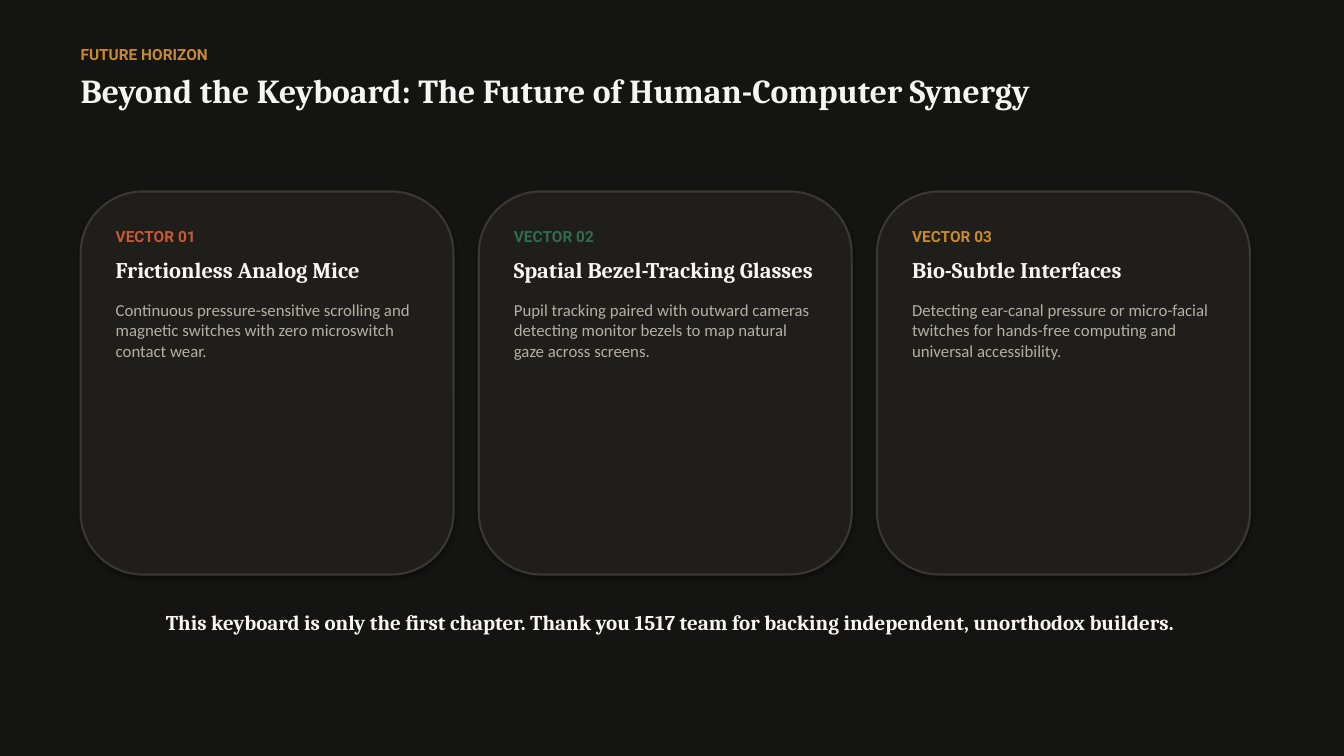
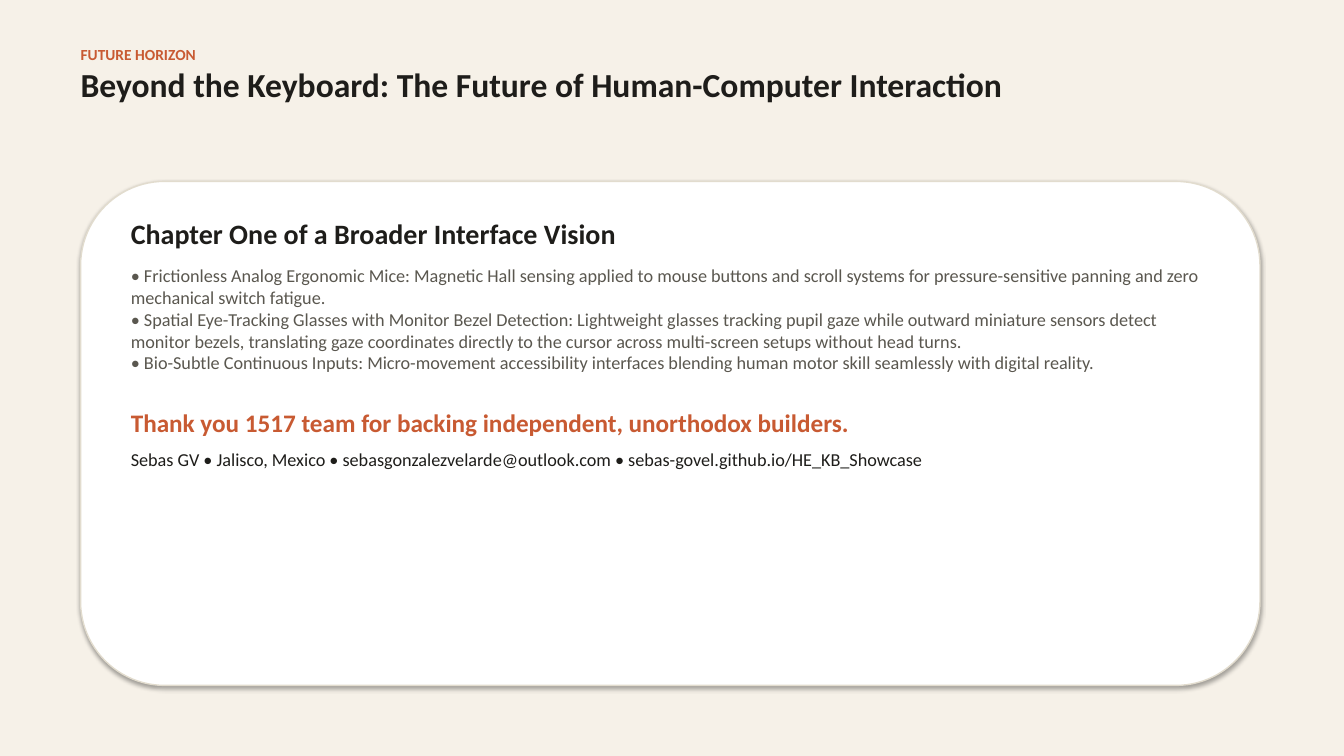
Before and after one commit to Sebas-Govel/HE_KB_Showcase, a slide deck: slide 8 of FloatForce_1517_Medici_Pitch.pptx. Drawn at 1344x756 pixels with LibreOffice and Linux fonts; fonts in the diff are those of the drawing. Boxes give left, top, right and bottom in pixels: in the first picture for what was removed or moved away, otherwise in the second. Text is boxed around its words. In the diff, an @@ line names an element or a change of style, - is before the commit and + after.

Commit message:
feat(showcase): V8.0 - author privacy, market narrative, analog mouse, live telemetry, and neutral sustainable model
- Privacy & author identity: remove placeholder portrait from repo/site, use Sebas GV / GV initials, and update location to Jalisco, Mexico across all 4 languages (EN, ES, FR, DE).
- Market narrative: reflect high commercial switch costs (AliExpress) and lack of design-stage customization; frame artificial tiers around physical ergonomics (split/tenting/low-profile/wireless) and software locks.
- Business model: replace Prusa references with neutral 'Sustainable Open-Source Hardware Model' under CERN-OHL-W v2 (IMPI certification, Patreon, direct donations).
- Hero & 3D Switch: add live analog telemetry panel, meet-the-builder CTA link, and single WebGL context dynamically shared between Hero and Interactive Switch section with window.FFSync master auto-cycle and user interaction override.
- Analog Playground: switch to 2x2 grid and add 4th scenario (Precision Analog Mouse Emulation).
- Status & Verification: remove unverified < ±8 mV and zero stem binding claims; update Rev A to SMT complete in international air transit (Hong Kong -> Mexico).
- Synchronize ENGINEERING_FACT_SHEET.md, fact_sheet.html, grant.html, README.md, Loom script, and FloatForce_1517_Medici_Pitch.pptx / .pdf.

```diff
--- a/FloatForce_1517_Medici_Pitch.pptx
+++ b/FloatForce_1517_Medici_Pitch.pptx
@@ rectangle at (0, 0, 1344, 756): fill #141412 to #F6F1E8 @@
@@ text at (81, 50, 196, 60): font Roboto to Calibri, text colour #C98A2C to #C85A32 in "FUTURE HORIZON"; less space between paragraphs @@
@@ text at (81, 73, 1002, 103): text changed; font Cambria to Calibri; text colour #F5F5F5 to #1E1D1A @@
-Beyond the Keyboard: The Future of Human-Computer Synergy
+Beyond the Keyboard: The Future of Human-Computer Interaction
@@ rounded rectangle: place and size @@
-rounded rectangle at (81, 192, 454, 575)
+rounded rectangle at (81, 181, 1260, 686)
@@ rounded rectangle at (81, 181, 1260, 686): fill #1F1E1B to #FFFFFF; outline #3A3832 1.5 pt to #E2DCCE 1 pt @@
@@ rounded rectangle removed at (479, 192, 852, 575) @@
@@ rounded rectangle removed at (877, 192, 1250, 575) @@
@@ text at (131, 224, 1198, 469): text changed; size 12 to 13 pt; text colour #B5AFA4 to #5A574F @@
-VECTOR 01
-Frictionless Analog Mice
-Continuous pressure-sensitive scrolling and magnetic switches with zero microswitch contact wear.
+Chapter One of a Broader Interface Vision
+• Frictionless Analog Ergonomic Mice: Magnetic Hall sensing applied to mouse buttons and scroll systems for pressure-sensitive panning and zero mechanical switch fatigue.
+• Spatial Eye-Tracking Glasses with Monitor Bezel Detection: Lightweight glasses tracking pupil gaze while outward miniature sensors detect monitor bezels, translating gaze coordinates directly to the cursor across multi-screen setups without head turns.
+• Bio-Subtle Continuous Inputs: Micro-movement accessibility interfaces blending human motor skill seamlessly with digital reality.
+Thank you 1517 team for backing independent, unorthodox builders.
+Sebas GV • Jalisco, Mexico • sebasgonzalezvelarde@outlook.com • sebas-govel.github.io/HE_KB_Showcase
@@ text removed at (514, 231, 813, 360) @@
-VECTOR 02
-Spatial Bezel-Tracking Glasses
-Pupil tracking paired with outward cameras detecting monitor bezels to map natural gaze across screens.
@@ text removed at (912, 231, 1208, 360) @@
-VECTOR 03
-Bio-Subtle Interfaces
-Detecting ear-canal pressure or micro-facial twitches for hands-free computing and universal accessibility.
@@ text removed at (166, 615, 1174, 635) @@
-This keyboard is only the first chapter. Thank you 1517 team for backing independent, unorthodox builders.
```
Also in this commit, not shown: 7 slides added, 7 slides removed, 14 other files.
